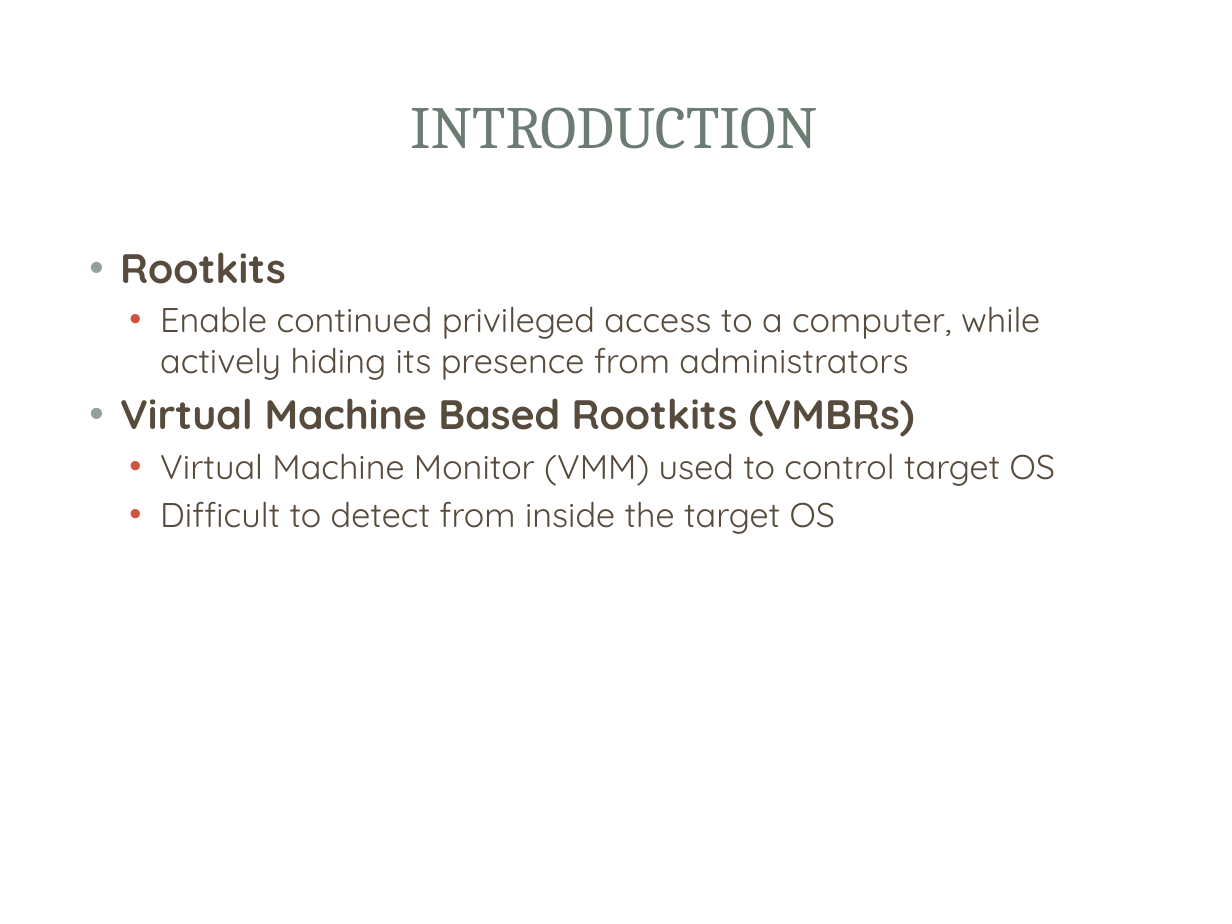
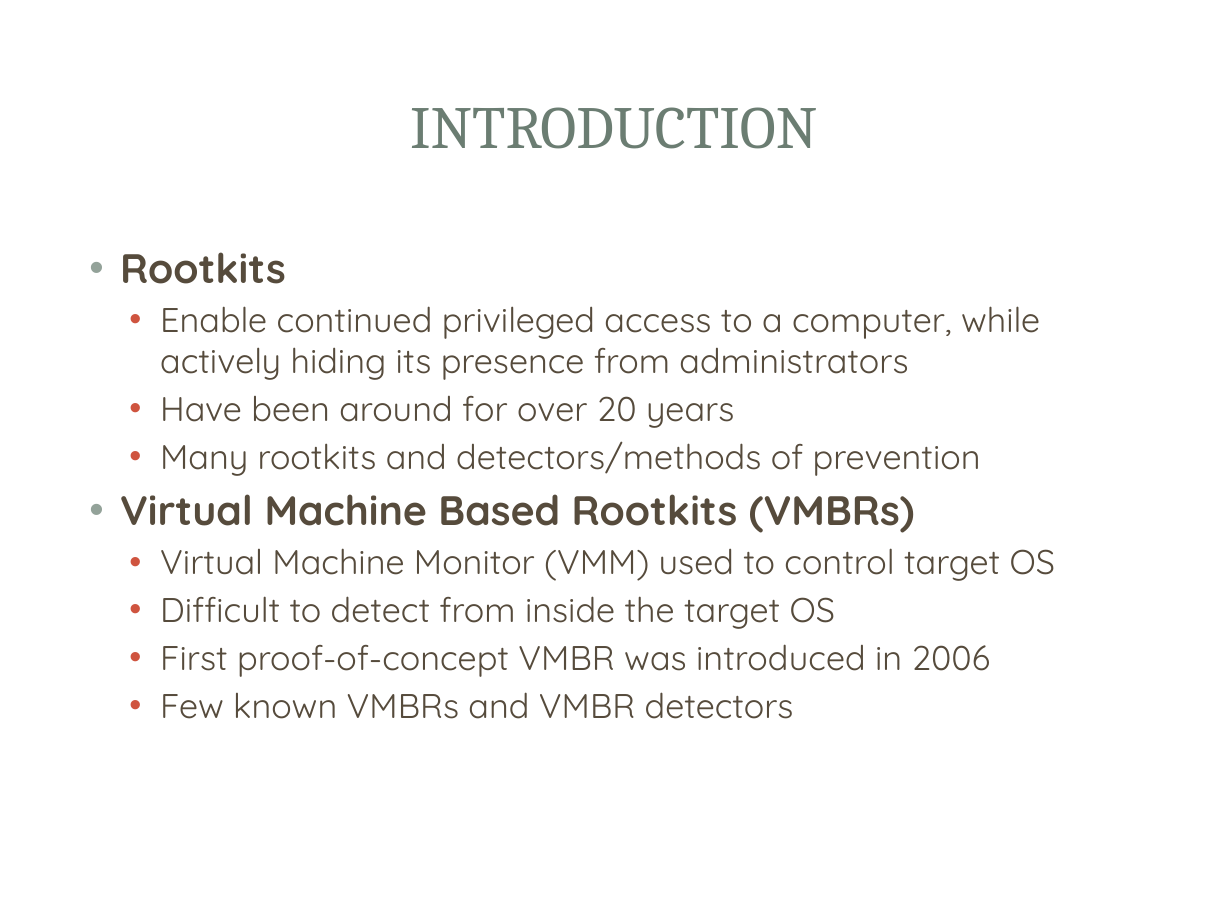
Before and after one commit to mjmalkowski11023/Computer-Security-2013, a slide deck: slide 2 of VMBR_Presentation.pptx. Drawn at 1232x924 pixels with LibreOffice and Linux fonts; fonts in the diff are those of the drawing; background and template pictures are left out. Boxes give left, top, right and bottom in pixels: in the first picture for what was removed or moved away, otherwise in the second. Text is boxed around its words. In the diff, an @@ line names an element or a change of style, - is before the commit and + after.

```diff
--- a/VMBR_Presentation.pptx
+++ b/VMBR_Presentation.pptx
@@ text at <box>160,396,981,476</box>: paragraphs added @@
+  • Have been around for over 20 years
+  • Many rootkits and detectors/methods of prevention
@@ text at <box>160,644,991,719</box>: paragraphs added @@
+  • First proof-of-concept VMBR was introduced in 2006
+  • Few known VMBRs and VMBR detectors
```
Also in this commit, not shown: 1 other slide changed, 1 slide added.
